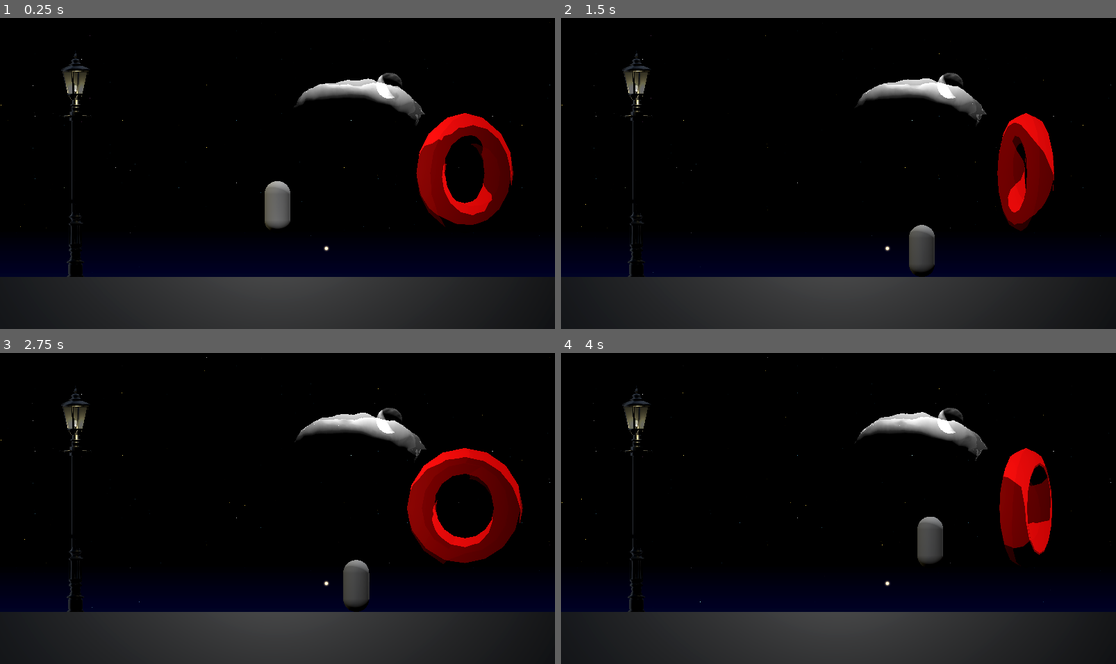
Above: before the commit, frames 1-4 (two rows, left to right).
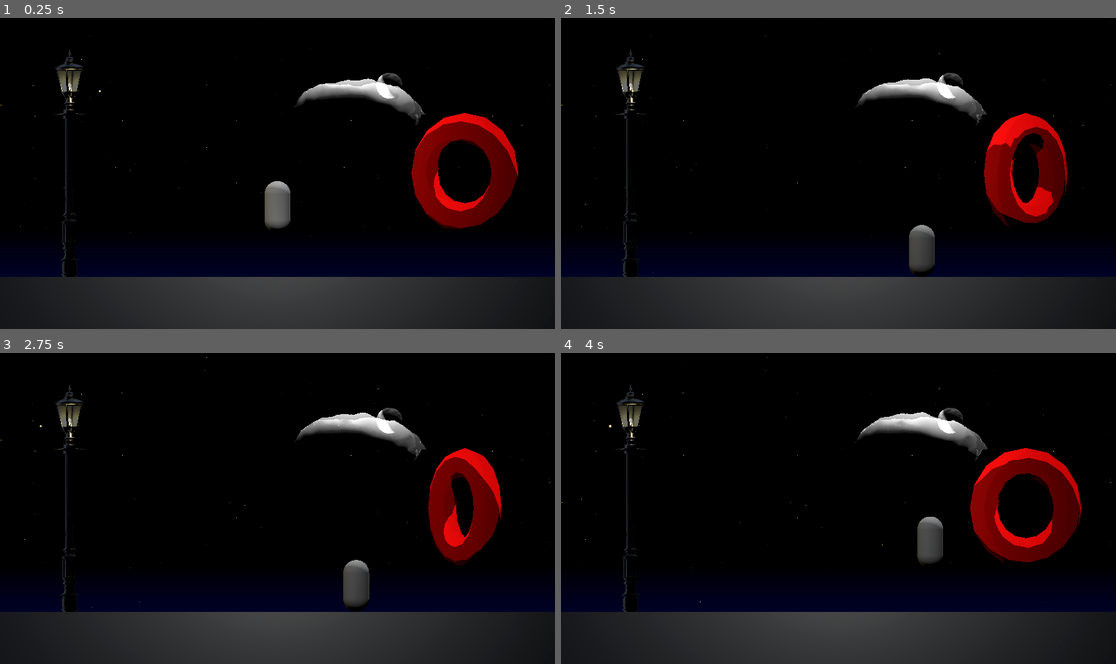
Above: after the commit, the same moments.

Repository: Baerkanogue/NightScene
Game: Godot game, scene res://scenes/main.tscn
Two runs of this game, one before a commit and one after it. Both use one fixed random seed, a clock stepped at 60 frames per second and the inputs below.
Inputs:
- Up to frame 1 (0.25 s): no input
- Up to frame 2 (1.5 s): hold Right (move_right) 0.53-1.28 s; tap Space (jump) at 0.77 s; hold Left (move_left) from 1.28 s (still down)
- Up to frame 3 (2.75 s): tap Space (jump) at 1.52 s; release Left (move_left) at 2.03 s; hold Right (move_right) from 2.03 s (still down)
- Up to frame 4 (4 s): release Right (move_right) at 2.78 s; hold Up (move_up) 2.78-3.53 s; tap Space (jump) at 3.02, 3.77 s; hold Left (move_left) from 3.53 s (still down)

The runs differ from the first frame. In frame 1, 2.6% of the frame differs, in the area x 9-94%, y 10-84%; in frame 2, 3.9%; in frame 3, 4.9%; in frame 4, 6.1%, in the area x 8-94%, y 10-84%.

Commit message:
Add firefly entity and refactor scene structure
Introduces a new Firefly node with custom movement logic and shader material. Refactors main scene to use renamed shaders and materials, updates lamp post and utility scripts for improved child node handling, and applies shader resource renaming for consistency.

Diff:
--- a/scenes/main.tscn
+++ b/scenes/main.tscn
@@ -5,14 +5,15 @@
 [ext_resource type="Material" uid="uid://bwd5y5xb21k55" path="res://shaders/test_mat.tres" id="3_tbgi4"]
 [ext_resource type="Script" uid="uid://2o0jam4uui6g" path="res://scripts/player.gd" id="4_jyhfs"]
 [ext_resource type="Script" uid="uid://c6prieybccnev" path="res://scripts/geometry.gd" id="4_tbgi4"]
-[ext_resource type="Shader" uid="uid://bl1q2c6uahpkh" path="res://shaders/sky.tres" id="5_o6xl0"]
+[ext_resource type="Shader" uid="uid://bl1q2c6uahpkh" path="res://shaders/sky_shader.tres" id="5_o6xl0"]
 [ext_resource type="Material" uid="uid://djilf6x3jg8x4" path="res://shaders/stars_mat.tres" id="6_o6xl0"]
 [ext_resource type="Gradient" uid="uid://bfkfkcyuxdvql" path="res://shaders/skygradient.tres" id="6_tipki"]
 [ext_resource type="Texture2D" uid="uid://buhk4n3c01lp" path="res://shaders/moon_noise.tres" id="8_85g3d"]
-[ext_resource type="Shader" uid="uid://cs1el2dl7xiww" path="res://shaders/cloud.tres" id="9_choun"]
+[ext_resource type="Shader" uid="uid://cs1el2dl7xiww" path="res://shaders/cloud_shader.tres" id="9_choun"]
 [ext_resource type="Script" uid="uid://daffk25rg06r0" path="res://scripts/lamp_post.gd" id="11_trceg"]
 [ext_resource type="PackedScene" uid="uid://bn37sr02nog2c" path="res://assets/lamp_post.glb" id="11_ya4ey"]
-[ext_resource type="Shader" uid="uid://obf2srcjxam6" path="res://shaders/firefly.tres" id="12_eb6dy"]
+[ext_resource type="Material" uid="uid://c767gftlx7pa3" path="res://shaders/firefly_mat.tres" id="13_a8y0u"]
+[ext_resource type="Script" uid="uid://dmhdlcg4472eb" path="res://scripts/firefly.gd" id="14_a8y0u"]
 
 [sub_resource type="ProceduralSkyMaterial" id="ProceduralSkyMaterial_jyhfs"]
 
@@ -104,17 +105,9 @@
 radius = 0.125
 height = 0.5
 
-[sub_resource type="ShaderMaterial" id="ShaderMaterial_trceg"]
-render_priority = 0
-shader = ExtResource("12_eb6dy")
-shader_parameter/Color = Color(1, 0.883, 0.61, 1)
-shader_parameter/Size = 1.0
-shader_parameter/AlphaMultiplier = 1.0
-shader_parameter/EmissionMultiplier = 1.0
-
 [sub_resource type="QuadMesh" id="QuadMesh_ya4ey"]
-material = SubResource("ShaderMaterial_trceg")
-size = Vector2(0.1, 0.1)
+material = ExtResource("13_a8y0u")
+size = Vector2(0.05, 0.05)
 
 [node name="Main" type="Node3D"]
 
@@ -149,7 +142,7 @@
 script = ExtResource("4_tbgi4")
 
 [node name="TestTorus" type="MeshInstance3D" parent="Geometry"]
-transform = Transform3D(-0.509515, -0.226693, 9.93374e-09, 0, -2.52215e-08, -0.579, 0.226693, -0.509515, 2.23318e-08, 1.80221, 0, 0)
+transform = Transform3D(-0.449322, 0.323721, -1.41876e-08, 0, -2.52215e-08, -0.579, -0.323721, -0.449322, 1.96873e-08, 1.80221, 0, 0)
 mesh = SubResource("TorusMesh_7dm0k")
 skeleton = NodePath("../..")
 script = ExtResource("2_0wfyh")
@@ -215,7 +208,7 @@
 spot_angle_attenuation = 1.36604
 
 [node name="LampPost" parent="Geometry" node_paths=PackedStringArray("light") instance=ExtResource("11_ya4ey")]
-transform = Transform3D(0.8, 0, 0, 0, 0.8, 0, 0, 0, 0.8, -1.9435, -1.018, 0.267571)
+transform = Transform3D(0.8, 0, 0, 0, 0.8, 0, 0, 0, 0.8, -2, -1, 0.25)
 script = ExtResource("11_trceg")
 light = NodePath("Circle/LampOmniLight3D")
 amplitude = 0.2
@@ -225,9 +218,9 @@
 transform = Transform3D(-0.507538, 0, 0.861629, 0, 1, 0, -0.861629, 0, -0.507538, 0, 0, 0)
 
 [node name="LampOmniLight3D" type="OmniLight3D" parent="Geometry/LampPost/Circle" index="0"]
-transform = Transform3D(1, 0, 4.76837e-08, 0, 1, 0, -4.76837e-08, 0, 1, 0, 2.28892, 0)
+transform = Transform3D(1, 0, 4.76837e-08, 0, 1, 0, -4.76837e-08, 0, 1, 0, 2.30124, 0)
 light_color = Color(1, 0.94, 0.64, 1)
-light_energy = 0.969425
+light_energy = 1.02136
 light_cull_mask = 1
 omni_range = 4.703
 omni_attenuation = 1.86
@@ -241,16 +234,22 @@
 [node name="CollisionShape3D" type="CollisionShape3D" parent="Player"]
 shape = SubResource("CapsuleShape3D_jyhfs")
 
-[node name="Firefly" type="MeshInstance3D" parent="."]
-transform = Transform3D(1, 0, 0, 0, 1, 0, 0, 0, 1, 0.470403, -0.724586, 0.239515)
+[node name="Firefly" type="Node3D" parent="." node_paths=PackedStringArray("mesh_instance")]
+transform = Transform3D(1, 0, 0, 0, 1, 0, 0, 0, 1, -2, 0.789024, 0.25)
+script = ExtResource("14_a8y0u")
+mesh_instance = NodePath("FireflyMesh")
+
+[node name="FireflyMesh" type="MeshInstance3D" parent="Firefly"]
+transform = Transform3D(1, 0, 0, 0, 1, 0, 0, 0, 1, 0.0355368, 0, 0.297888)
 mesh = SubResource("QuadMesh_ya4ey")
-
-[node name="OmniLight3D" type="OmniLight3D" parent="Firefly"]
+skeleton = NodePath("../..")
+
+[node name="FireflyOmniLight3D" type="OmniLight3D" parent="Firefly/FireflyMesh"]
 light_color = Color(1, 0.816667, 0.56, 1)
 light_energy = 0.015
 light_specular = 10.0
 light_cull_mask = 1
-omni_range = 0.175
+omni_range = 0.25
 omni_attenuation = 1.232
 
 [editable path="Geometry/LampPost"]
--- /dev/null
+++ b/scripts/firefly.gd
@@ -0,0 +1,81 @@
+@tool
+extends Node3D
+
+
+@export var mesh_instance: MeshInstance3D
+@export_group("Movement")
+@export_range(0.0, 0.5, 0.01) var radius: float = 0.3
+@export_range(0.0, 2.5, 0.01) var speed: float = 1.0
+
+var mat: ShaderMaterial
+var sprite_color: Color
+var sprite_size: float
+var sprite_alpha_multiplier: float
+var sprite_emission_mulitplier : float
+var are_shader_params_ready: bool = false
+
+var angle: float = 0.0
+
+@onready var firefly_omni_light_3d: OmniLight3D = $FireflyMesh/FireflyOmniLight3D
+
+
+func _ready() -> void:
+	var childs: Array = Utils.find_all_childrens(self)
+	if not mesh_instance in childs or not mesh_instance:
+		for child in childs:
+			if child is MeshInstance3D:
+				mesh_instance = child
+	if not mesh_instance:
+		Utils.kill_and_warn(self, "No mesh instance found.")
+	else:
+		mat = mesh_instance.mesh.surface_get_material(0)
+		are_shader_params_ready = true if shader_params_safe_loader() else false
+
+
+func _process(delta: float) -> void:
+	go_round(delta)
+
+
+func go_round(delta: float) -> void:
+	angle += speed * delta
+	angle = fmod(angle, TAU)
+	var x: float = self.global_position.x + radius * cos(angle)
+	var z: float = self.global_position.z + radius * sin(angle)
+
+	mesh_instance.global_position = Vector3(x, mesh_instance.global_position.y, z)
+
+
+func shader_params_safe_loader() -> bool:
+	var are_params_safe: bool = true
+	var safe_params_count: int = 0
+	var params_name_type_dict: Dictionary = {
+		"Color": TYPE_COLOR,
+		"Size": TYPE_FLOAT,
+		"AlphaMultiplier": TYPE_FLOAT,
+		"EmissionMultiplier": TYPE_FLOAT,
+	}
+	for param in params_name_type_dict.keys():
+		var param_type: int = params_name_type_dict[param]
+		var buffer: Variant = mat.get_shader_parameter(param)
+		if typeof(buffer) == param_type:
+			safe_params_count += 1
+		else:
+			var error_message: String = "{name} parameter of type {type} doesnt match expected type {true_type}."
+			error_message = error_message.format({
+				"name": param,
+				"type": type_string(typeof(buffer)),
+				"true_type": type_string(param_type)
+			})
+			push_error(error_message)
+			are_params_safe = false
+
+	if safe_params_count != params_name_type_dict.size():
+		are_params_safe = false
+
+	if are_params_safe:
+		sprite_color = mat.get_shader_parameter("Color")
+		sprite_size = mat.get_shader_parameter("Size")
+		sprite_alpha_multiplier = mat.get_shader_parameter("AlphaMultiplier")
+		sprite_emission_mulitplier = mat.get_shader_parameter("EmissionMultiplier")
+
+	return are_params_safe
--- a/scripts/lamp_post.gd
+++ b/scripts/lamp_post.gd
@@ -2,6 +2,7 @@
 extends Node3D
 
 
+@export_group("Light Flicker")
 @export var light: OmniLight3D
 @export var amplitude: float = 1.0
 @export var frequency: float = 1.0
@@ -11,7 +12,7 @@
 
 
 func _ready() -> void:
-	var childs: Array = find_all_childrens(self)
+	var childs: Array = Utils.find_all_childrens(self)
 	if not light in childs or not light:
 		for child in childs:
 			if child is OmniLight3D:
@@ -24,13 +25,6 @@
 func _process(delta: float) -> void:
 	light_flicker(delta)
 
-func find_all_childrens(target: Node) -> Array:
-	var childrens: Array = []
-	for child in target.get_children():
-		childrens.append(child)
-		childrens.append_array(find_all_childrens(child))
-	return childrens
-
 func light_flicker(delta: float) -> void:
 	phase += frequency * delta
 	phase = fmod(phase, TAU)
--- a/scripts/utils.gd
+++ b/scripts/utils.gd
@@ -1,3 +1,4 @@
+@tool
 extends Node
 
 ## Push error to console and stop target node process.
@@ -7,13 +8,9 @@
 	push_error(message)
 	target.set_process(false)
 
-### Returns the sine transform of a float.[br]
-### [br]
-### [b]Parameters:[/b]
-### Target: Float to transform.[br]
-### Frequency: The amount of waves in a unit of time.[br]
-### Amplitude: The "contrast" of the wave.[br]
-### Phase Offset: The horizontal offset of the wave. Makes it scrolls.[br]
-### Vertical Offset: Offset vertically the whole wave.
-#func sine_transform(target: float, frequency: float, amplitude: float, phase_offset: float, vertical_offset: float) -> float:
-	#return sin(target * frequency + phase_offset) * amplitude + vertical_offset
+func find_all_childrens(target: Node) -> Array:
+	var childrens: Array = []
+	for child in target.get_children():
+		childrens.append(child)
+		childrens.append_array(find_all_childrens(child))
+	return childrens
--- /dev/null
+++ b/shaders/firefly_mat.tres
@@ -0,0 +1,11 @@
+[gd_resource type="ShaderMaterial" load_steps=2 format=3 uid="uid://c767gftlx7pa3"]
+
+[ext_resource type="Shader" uid="uid://obf2srcjxam6" path="res://shaders/firefly_shader.tres" id="1_7swbb"]
+
+[resource]
+render_priority = 0
+shader = ExtResource("1_7swbb")
+shader_parameter/Color = Color(1, 0.883, 0.61, 1)
+shader_parameter/Size = 1.0
+shader_parameter/AlphaMultiplier = 1.0
+shader_parameter/EmissionMultiplier = 1.0
--- a/shaders/firefly.tres
+++ b/shaders/firefly_shader.tres
@@ -56,6 +56,8 @@
 default_value_enabled = true
 default_value = 1.0
 
+[sub_resource type="VisualShaderNodeBillboard" id="VisualShaderNodeBillboard_hwt7o"]
+
 [resource]
 code = "shader_type spatial;
 render_mode blend_mix, depth_draw_opaque, cull_back, diffuse_lambert, specular_schlick_ggx, shadows_disabled, alpha_to_coverage_and_one;
@@ -68,6 +70,21 @@
 uniform float EmissionMultiplier : hint_range(0.0, 3.0) = 1.0;
 
 
+
+void vertex() {
+	mat4 n_out4p0;
+// GetBillboardMatrix:4
+	{
+		mat4 __mvm = VIEW_MATRIX * mat4(INV_VIEW_MATRIX[0], INV_VIEW_MATRIX[1], INV_VIEW_MATRIX[2], MODEL_MATRIX[3]);
+		n_out4p0 = __mvm;
+	}
+
+
+// Output:0
+	MODELVIEW_MATRIX = n_out4p0;
+
+
+}
 
 void fragment() {
 // ColorParameter:12
@@ -129,9 +146,11 @@
 
 }
 "
-graph_offset = Vector2(-1041.37, 119.752)
 flags/shadows_disabled = true
 flags/alpha_to_coverage_and_one = true
+nodes/vertex/4/node = SubResource("VisualShaderNodeBillboard_hwt7o")
+nodes/vertex/4/position = Vector2(80, 480)
+nodes/vertex/connections = PackedInt32Array(4, 0, 0, 10)
 nodes/fragment/2/node = SubResource("VisualShaderNodeTexture_d8ira")
 nodes/fragment/2/position = Vector2(-700, 480)
 nodes/fragment/3/node = SubResource("VisualShaderNodeTexture_7f72l")
Not shown, added: scripts/firefly.gd.uid
Not shown: 2 places in shaders/cloud_shader.tres that only renumber resources
Not shown: 2 places in shaders/firefly_shader.tres that only renumber resources
Not shown: 2 places in shaders/sky_shader.tres that only renumber resources
